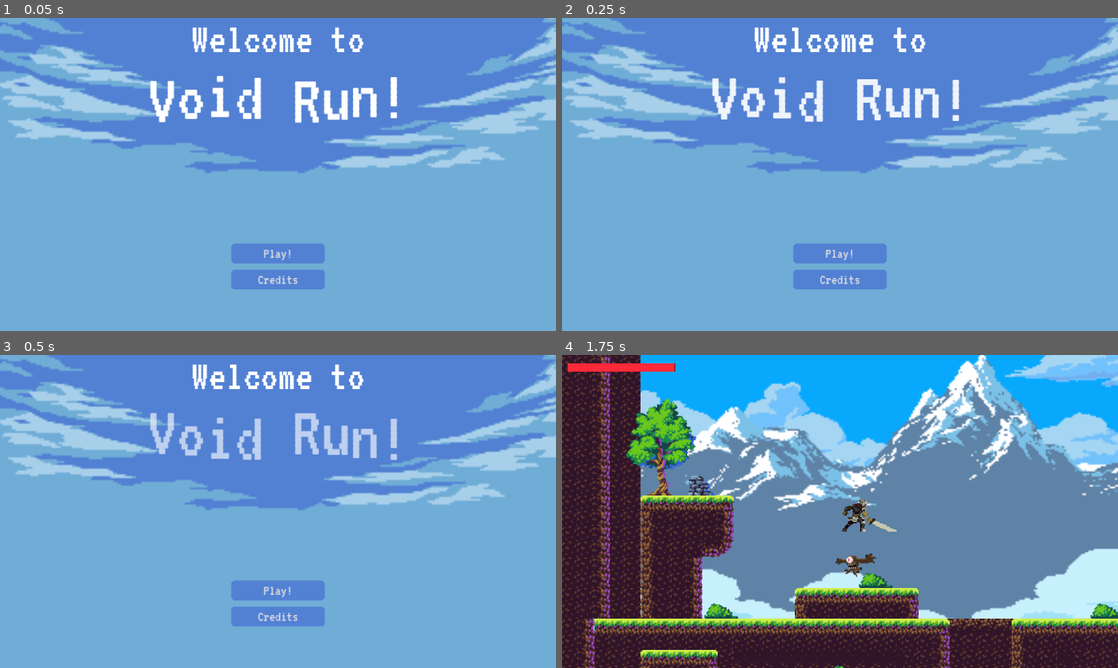
Above: before the commit, frames 1-4 (two rows, left to right).
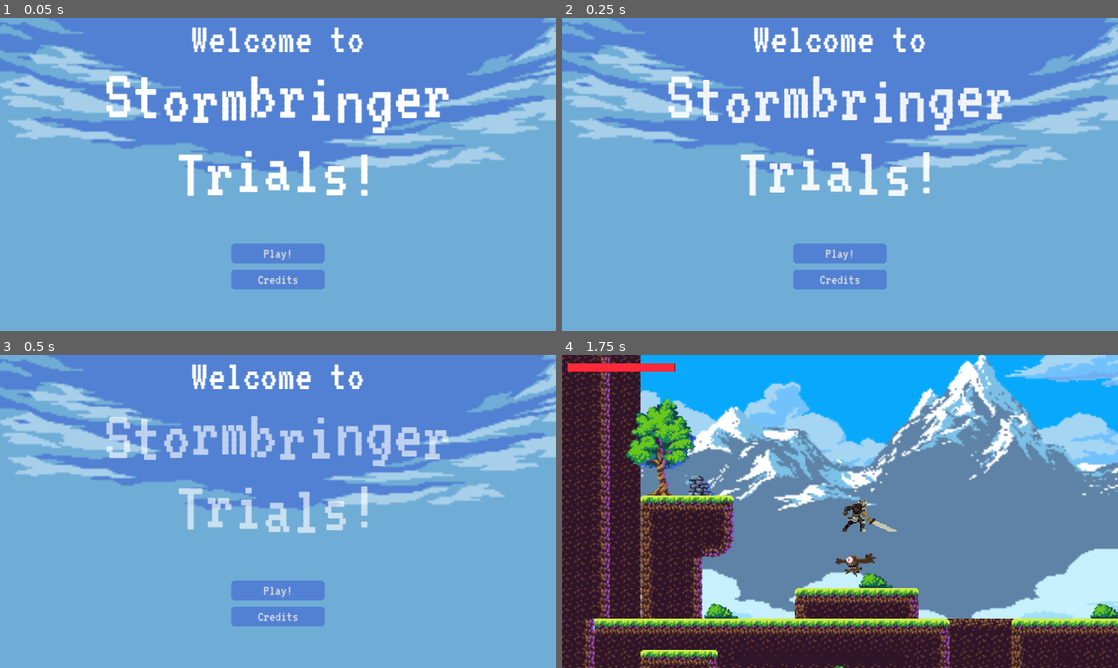
Above: after the commit, the same moments.

Repository: timowenz/stormbringer-trials
Game: Godot game, scene res://scenes/Menu.tscn
The game is run twice, just before and just after one commit, with the same random seed, the same clock (stepped at 60 frames per second) and the same inputs.
Inputs:
- Up to frame 1 (0.05 s): no input
- Up to frame 2 (0.25 s): no input
- Up to frame 3 (0.5 s): no input
- Up to frame 4 (1.75 s): click "Play!" at 0.5 s; tap Enter (ui_accept) at 1.25, 1.52 s; hold Right (ui_right) from 1.28 s (still down); tap Q (attack) at 1.35 s

The runs differ from the first frame. In frame 1, 6.1% of the frame differs, in the area x 19-81%, y 2-57%; in frame 2, 6.1%; in frame 3, 5.9%; in frame 4, nothing differs.

Commit message:
fix: changed 'void-run' into 'stormbringer-trials'

Diff:
--- a/project.godot
+++ b/project.godot
@@ -10,7 +10,7 @@
 
 [application]
 
-config/name="Void Run"
+config/name="Stormbringer Trials"
 run/main_scene="res://scenes/Menu.tscn"
 config/features=PackedStringArray("4.2", "GL Compatibility")
 config/icon="res://assets/icon.svg"
--- a/scenes/Menu.tscn
+++ b/scenes/Menu.tscn
@@ -104,10 +104,10 @@
 [node name="RichTextLabel" type="RichTextLabel" parent="TopControl"]
 layout_mode = 1
 anchors_preset = -1
-anchor_left = -0.347727
+anchor_left = -0.795455
 anchor_top = -0.0105263
-anchor_right = 1.34773
-anchor_bottom = 1.52632
+anchor_right = 1.79545
+anchor_bottom = 2.13158
 grow_horizontal = 2
 grow_vertical = 2
 theme_override_fonts/normal_font = ExtResource("3_1hjbe")
@@ -115,7 +115,7 @@
 theme_override_font_sizes/normal_font_size = 90
 bbcode_enabled = true
 text = "[center]Welcome to
-[b][font_size=150][pulse freq=1][wave amp=60]Void Run![/wave][/pulse][/font_size][/b][/center]
+[b][font_size=150][pulse freq=1][wave amp=60]Stormbringer Trials![/wave][/pulse][/font_size][/b][/center]
 "
 metadata/_edit_use_anchors_ = true
 
